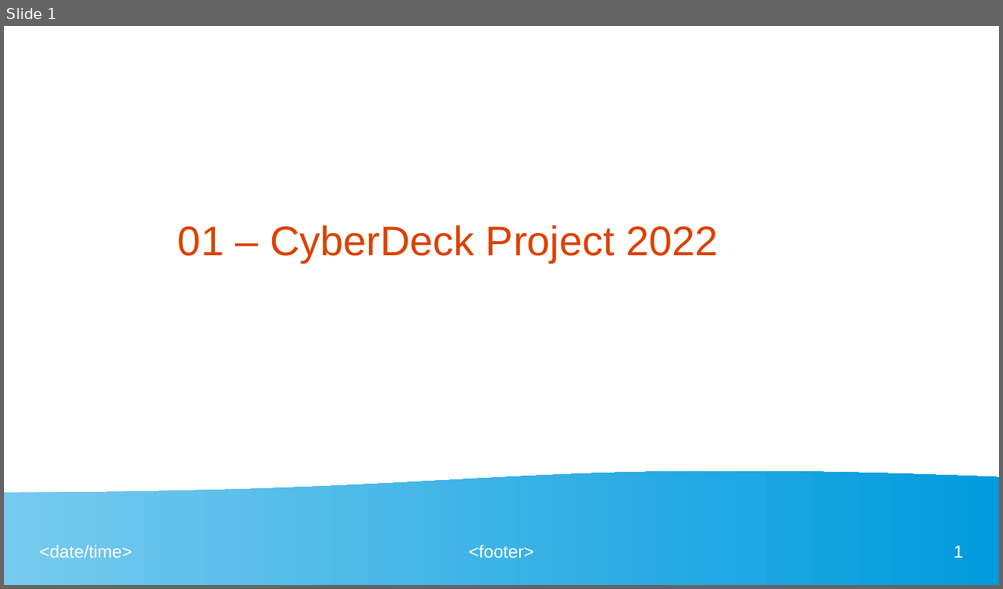
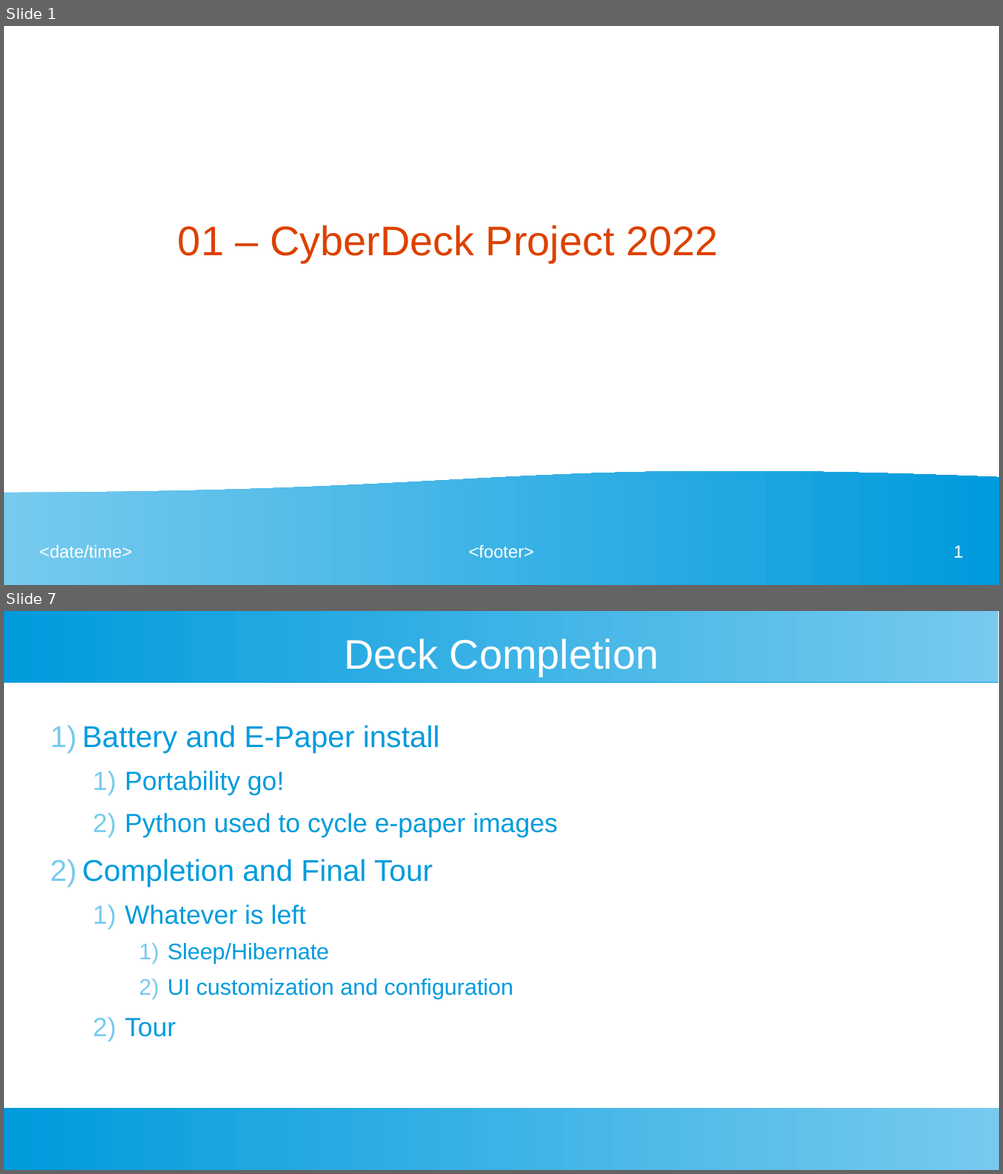
Before and after one commit to Genadeb/cyberdeck, a slide deck: prep/documents/vlog01.odp. Shown one above the other, each under a label of ours: slide 1 before the commit, slides 1 and 7 after it; the slides between them are not shown. The pictures are 1003x589 and 1003x1174 pixels, drawn with LibreOffice and Linux fonts; fonts in the diff are those of the drawing. Boxes give left, top, right and bottom in pixels: in the first picture for what was removed or moved away, otherwise in the second. Text is boxed around its words. In the diff, an @@ line names an element or a change of style, - is before the commit and + after.

```diff
--- a/prep/documents/vlog01.odp
+++ b/prep/documents/vlog01.odp
@@ slide 7 added at bbox=[4, 611, 999, 1170], background #FFFFFF @@
@@ rectangle added at bbox=[4, 611, 999, 682], fill gradient #77CAEE to #75C9EE to #73C9ED to #71C8ED to #6FC7ED to #6EC6ED @@
@@ title added at bbox=[344, 638, 658, 676], 33 pt, text #FFFFFF @@
+Deck Completion
@@ text added at bbox=[82, 725, 558, 1037], 21 pt, text #009BDD @@
+1) Battery and E-Paper install
+  1) Portability go!
+  2) Python used to cycle e-paper images
+2) Completion and Final Tour
+  1) Whatever is left
+    1) Sleep/Hibernate
+    2) UI customization and configuration
+  2) Tour
@@ rectangle added at bbox=[4, 1108, 999, 1170], fill gradient #77CAEE to #75C9EE to #73C9ED to #71C8ED to #6FC7ED to #6EC6ED @@
```
Also in this commit, not shown: 4 slides changed, 2 other slides added, 2 slides removed, 7 other files.
